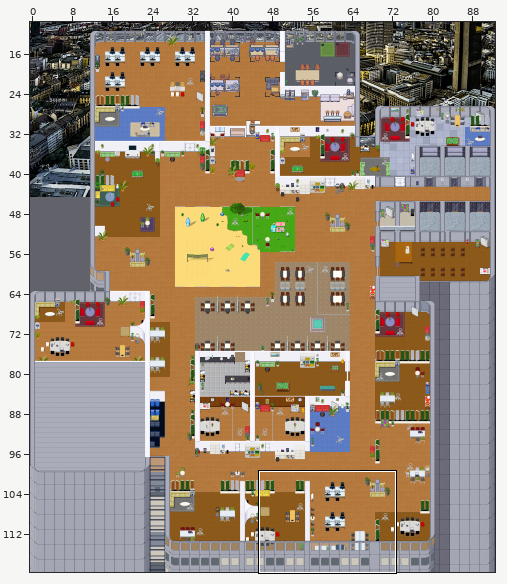
Tiled map (JSON), stored at maps/map.tmj. The first picture is a wide view before the edit; the outline marks the close-up.
Close-up. Before:
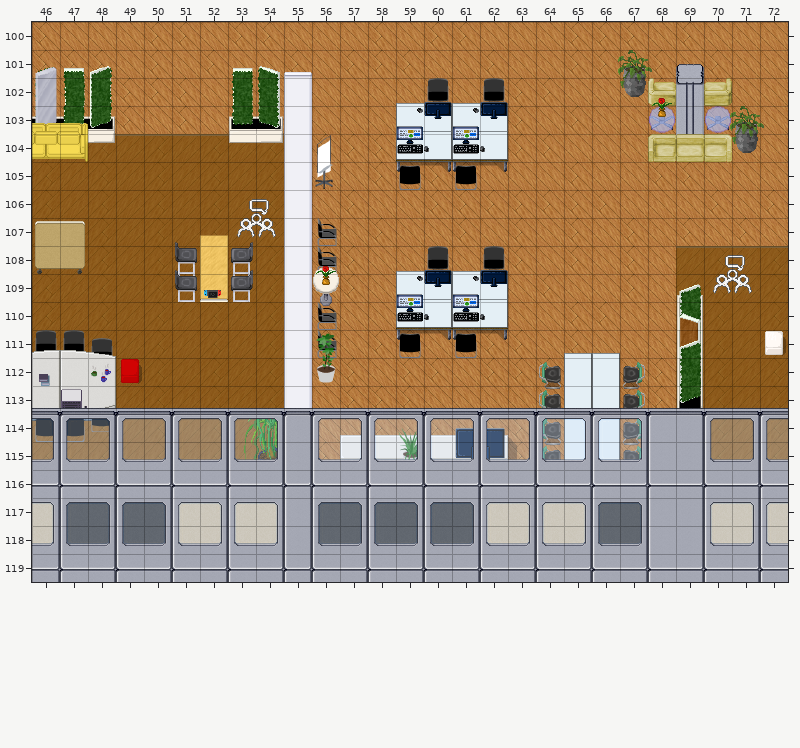
Cells are 32x32 px. Shown: x 46..72, y 100..119. The commit also changed other parts of the map, which this record leaves out.
New version:
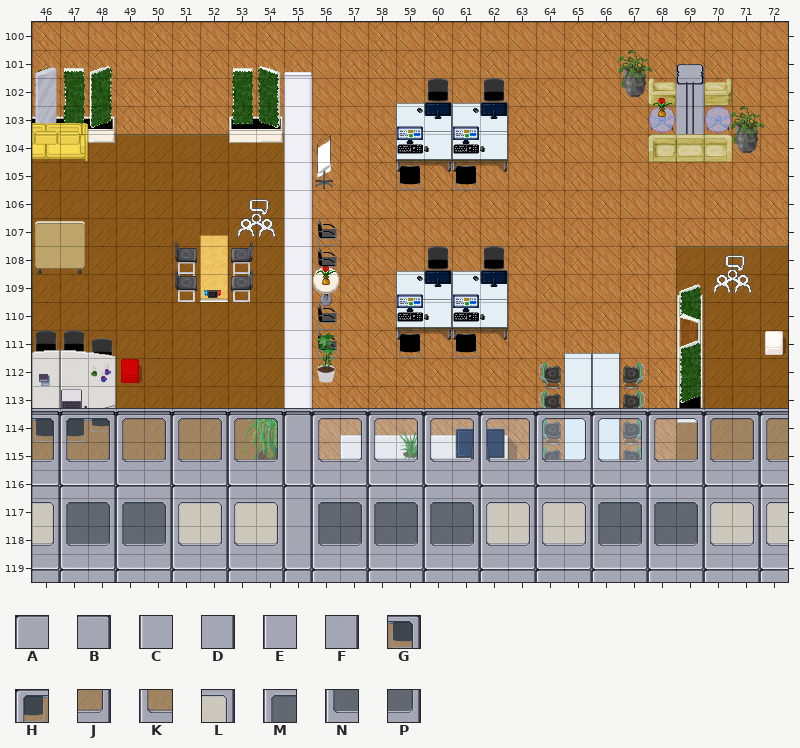
Key: from "Chunk 19": A 26, B 27, C 37, D 38, E 51, F 52; from "Chunk 23": G 27, H 28, J 33, K 34, L 45, M 46; from "Chunk 30": N 138, P 139.
_ is an empty cell, . an unchanged one.
See-through tiles are keyed as they look on the map.
What changed:
layer "collisions" opacity 0% -> 100%
--- layer "top3"
@@ x 68..69 @@
-114 AB
-115 CD
+114 HG
+115 KJ
@@ x 68..69 @@
-117 EF
-118 CD
+117 ML
+118 NP
